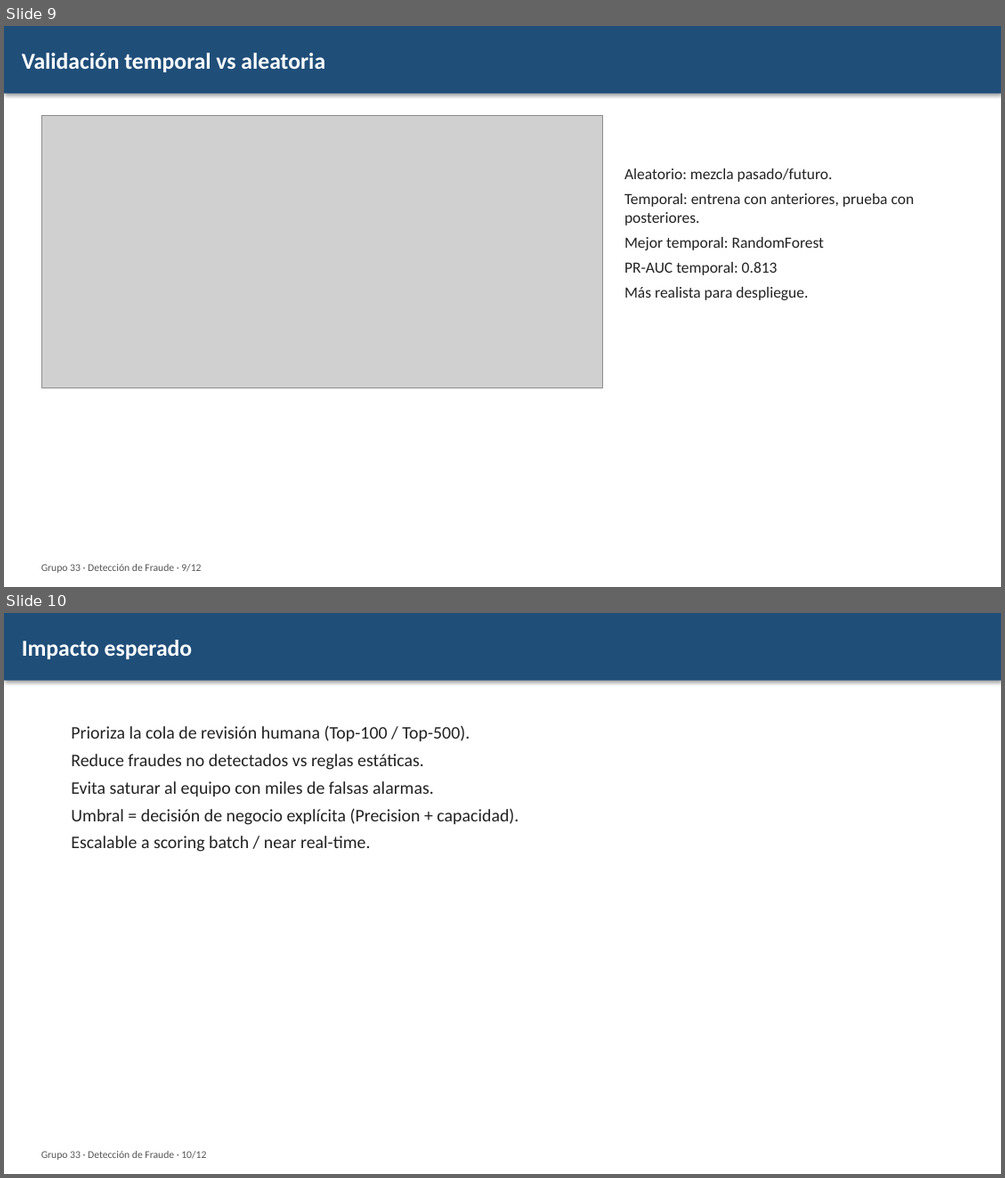
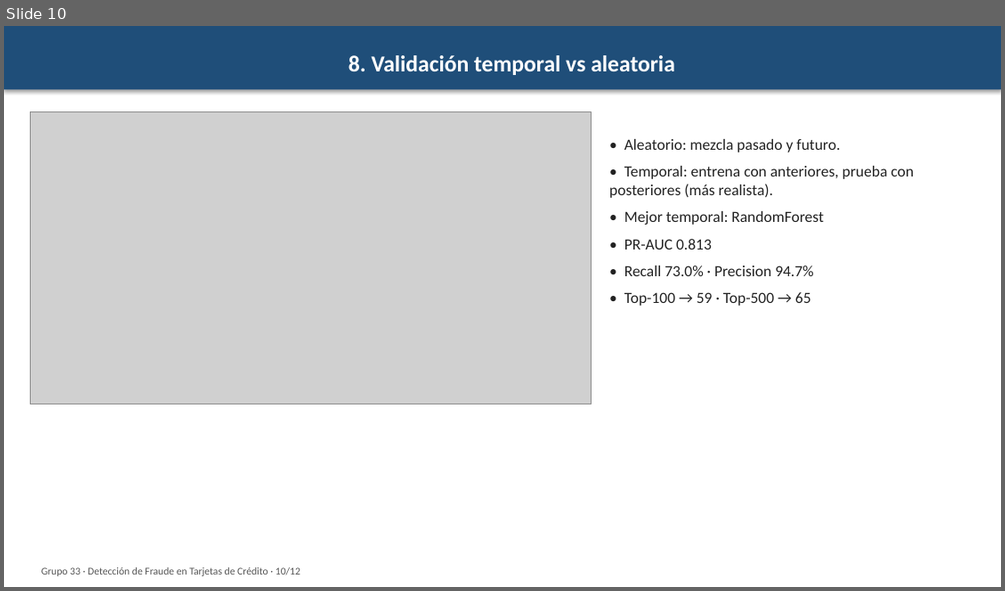
Before and after one commit to SolKidonakis/TP_Final_DataScience, a slide deck: reports/Presentacion_Final_Grupo33.pptx. Shown one above the other, each under a label of ours: slides 9 and 10 before the commit, slide 10 after it. The pictures are 1005x1178 and 1005x591 pixels, drawn with LibreOffice and Linux fonts; fonts in the diff are those of the drawing; grey boxes stand for pictures. Boxes give left, top, right and bottom in pixels: in the first picture for what was removed or moved away, otherwise in the second. Text is boxed around its words. In the diff, an @@ line names an element or a change of style, - is before the commit and + after.

```diff
--- a/reports/Presentacion_Final_Grupo33.pptx
+++ b/reports/Presentacion_Final_Grupo33.pptx
@@ slide 10 removed at <box>4,613,1001,1174</box>, background #FFFFFF @@
@@ rectangle removed at <box>4,613,1001,681</box> @@
-Impacto esperado
@@ text removed at <box>71,725,518,852</box> @@
-Prioriza la cola de revisión humana (Top-100 / Top-500).
-Reduce fraudes no detectados vs reglas estáticas.
-Evita saturar al equipo con miles de falsas alarmas.
-Umbral = decisión de negocio explícita (Precision + capacidad).
-Escalable a scoring batch / near real-time.
@@ text removed at <box>41,1151,206,1159</box> @@
-Grupo 33 · Detección de Fraude · 10/12
@@ what was slide 9 is now slide 10 @@
@@ slide 10 changed as well @@
@@ rectangle "8. Validación temporal vs aleatoria": place and size @@
-rectangle "8. Validación temporal vs aleatoria" at <box>4,26,1001,94</box>
+rectangle "8. Validación temporal vs aleatoria" at <box>4,26,1001,89</box>
@@ text in rectangle at <box>348,55,675,75</box>: text changed @@
-Validación temporal vs aleatoria
+8. Validación temporal vs aleatoria
@@ picture: place and size @@
-picture at <box>41,116,602,388</box>
+picture at <box>30,112,591,403</box>
@@ text at <box>609,139,914,305</box>: text changed @@
-Aleatorio: mezcla pasado/futuro.
-Temporal: entrena con anteriores, prueba con posteriores.
-Mejor temporal: RandomForest
-PR-AUC temporal: 0.813
-Más realista para despliegue.
+• Aleatorio: mezcla pasado y futuro.
+• Temporal: entrena con anteriores, prueba con posteriores (más realista).
+• Mejor temporal: RandomForest
+• PR-AUC 0.813
+• Recall 73.0% · Precision 94.7%
+• Top-100 → 59 · Top-500 → 65
@@ text at <box>41,567,300,576</box>: text changed @@
-Grupo 33 · Detección de Fraude · 9/12
+Grupo 33 · Detección de Fraude en Tarjetas de Crédito · 10/12
```
Also in this commit, not shown: 8 other slides changed, 3 slides added, 2 other slides removed, 17 other files.
